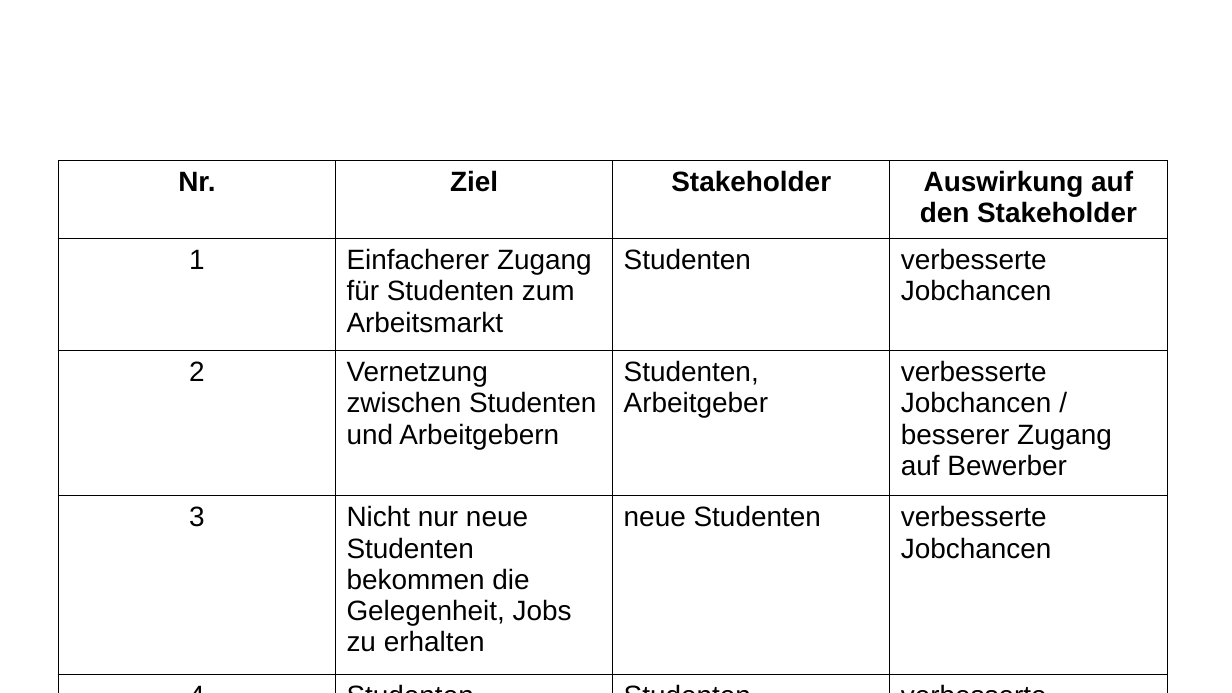
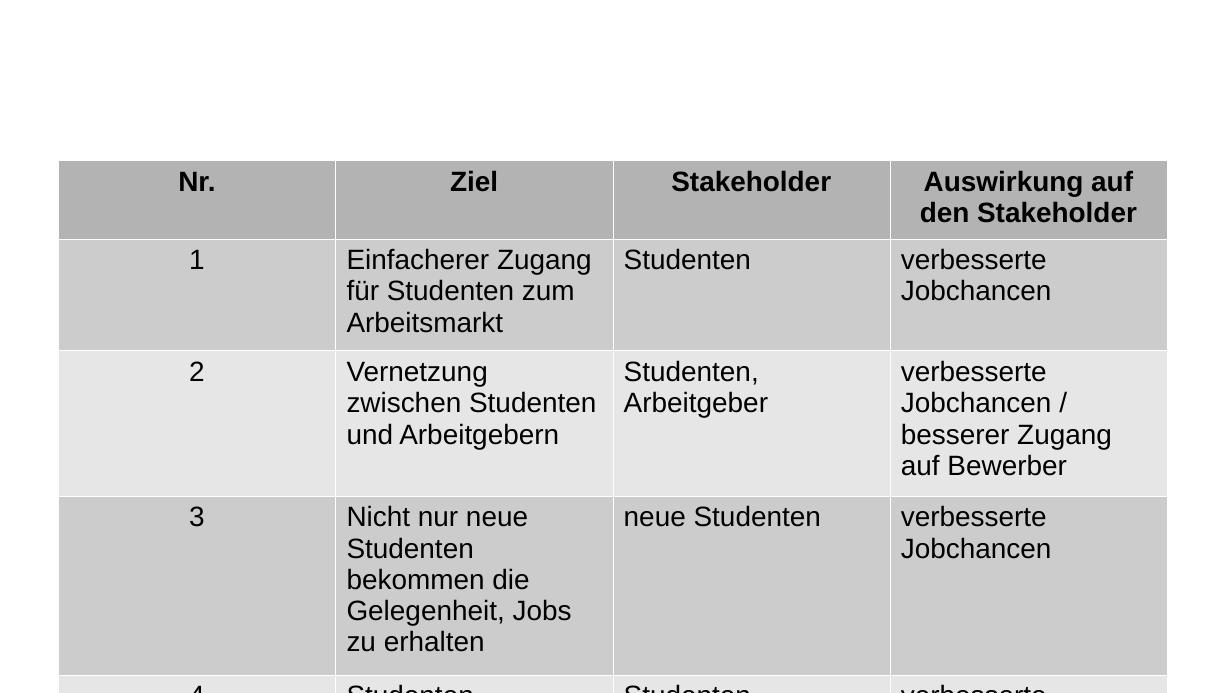
Before and after one commit to MartinX3-EducationOrganization/HBRS-SA_S4_SE2_Mid-Term-Project, a slide deck: slide 6 of documents/projectpresentation.odp. Drawn at 1232x693 pixels with LibreOffice and Linux fonts; fonts in the diff are those of the drawing; background and template pictures are left out. Boxes give left, top, right and bottom in pixels: in the first picture for what was removed or moved away, otherwise in the second. Text is boxed around its words. In the diff, an @@ line names an element or a change of style, - is before the commit and + after.

```diff
--- a/documents/projectpresentation.odp
+++ b/documents/projectpresentation.odp
@@ table at (58, 161, 1167, 693) @@
@@ fill none to #B3B3B3 in row 1 @@
@@ fill none to #CCCCCC in 8 cells @@
@@ fill none to #E6E6E6 in 8 cells @@
@@ borders changed @@
```
Also in this commit, not shown: 1 other slide changed, 10 slides added.
